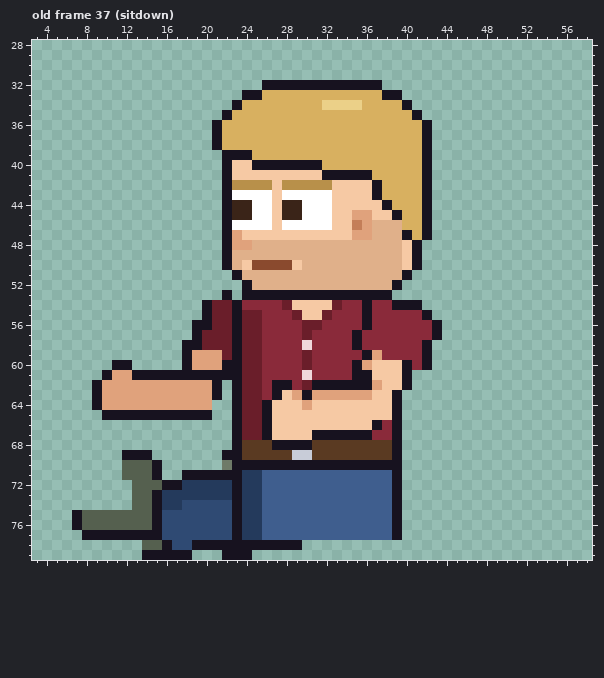
Pixel-art file -- sprites/expo/expo_attf_left_anim.aseprite. The first picture shows the starting point.
64x80 pixels, 85 frames. Colours within 5 levels of each other are drawn and written as one. Shown: old frame 37 (sitdown): x 3..58, y 28..79. The commit also changed other frames, which this record leaves out.
New version:
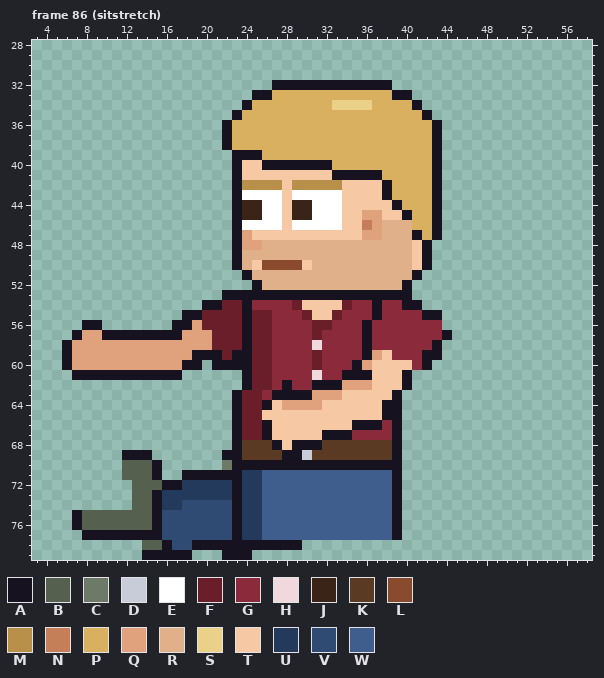
Palette (. is transparent): A #17121f  B #55604f  C #6e7a68  D #c8ccd8  E #ffffff  F #6a1e2a  G #8a2a3a  H #f0d8dc  J #3a2418  K #5a3a22  L #8a4a2e  M #b8904a  N #c47e58  P #d8b060  Q #e0a27c  R #e0b08a  S #ebd088  T #f6c9a4  U #243a5c  V #2f4a73  W #3f5e8e
A new or re-ordered frame is compared with the old frame closest to it.
From old to new:
frames 85 -> 123
Changed rows in their new state; - is an unchanged pixel.
Frame 86 (sitstretch) is new; against old frame 37 (sitdown):
first column x 6:
32 --------------------.-----------A------
33 ------------------.-A-----------P-A----
34 -----------------.A-------P---S---PA---
35 ----------------.A-----------------PA--
36 ---------------.A-------------------PA-
37 ---------------.A-------------------PA-
38 ---------------.A-------------------PA-
39 ----------------.--A----------------PA-
40 ----------------.A-T------A---------PA-
41 ----------------.A--------T----A----PA-
42 ----------------.A---MT----M---TA---PA-
43 ----------------.A---ET----E---TA---PA-
44 ----------------.A-J-ET-J--E----TA--PA-
45 ----------------.A-J-ET-J--E-T-Q-TA-PA-
46 ----------------.A---ET----E-TNQ--R-PA-
47 ----------------.AQ----------T-Q--RAPA-
48 ----------------.A-Q--------------RTA--
49 ----------------.A----------------RTA--
50 ----------------.ART---LT---------RTA--
51 -----------------.A---------------RA---
52 ------------------.A-------------RA----
53 -----------------A---------------AA----
54 ---------------A-FA---GF---TF-GA-G-----
55 ------------AAF--FA-F--GF-TF--GA-----A-
56 --AA-------AAQF--FA-F---G-F----------G-
57 -AQQAAAAAAAAQQQ--FA-F---GF---GA------GA
58 AQQQQQQQQQQQQQQ--FA-F---GH---GA-----GA-
59 AQQQQQQQQQQQQAAA--A-F---GF------T----A-
60 AQQQQQQQQQQQ-A.A--A-F---GF--------T----
61 -AAA-AA-----......A-F---GH--A----------
62 ---.............-.A-FG--G---QQQT-------
63 ---.............------AA----TTT--------
64 ---............-------QQ-Q------A------
65 ----...........-----T-----------A------
66 -----------------------------AA--------
67 -------------------------T---GG--------
68 ----------------------T--A-------------
69 ----------------------AA---------------
Pixel boxes of the changes (left, top, right, bottom) in both pictures:
changed: (62, 80, 452, 460)
